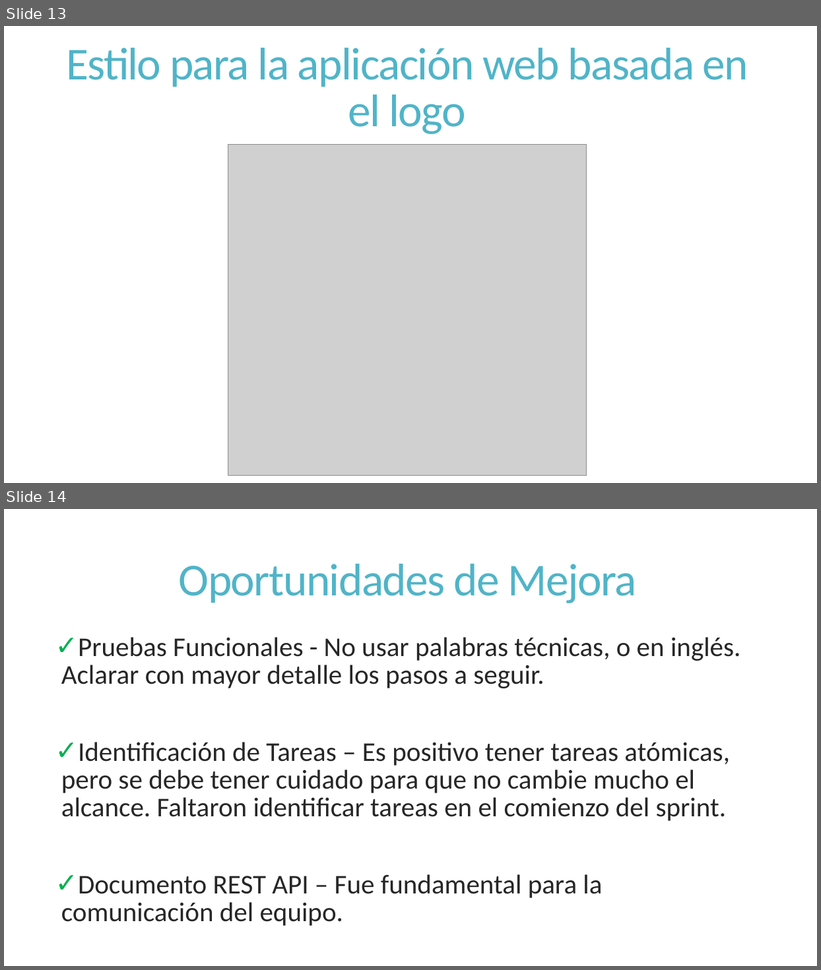
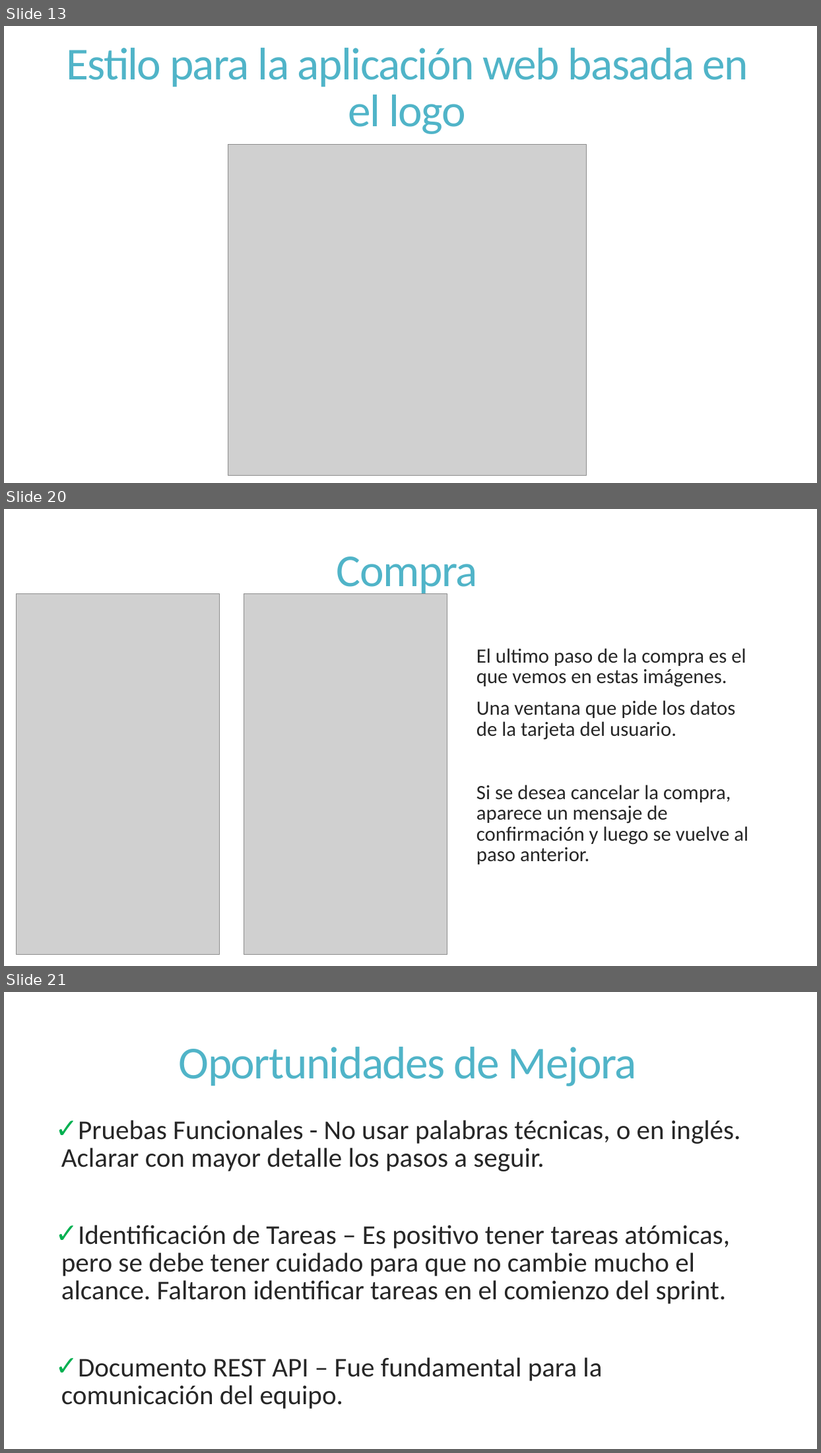
Before and after one commit to dschenkelman/a-malazan-wolvering, a slide deck: docs/Reuniones/Sprint 4/Reunion Formal 20131104/Reunion Formal.pptx. Shown one above the other, each under a label of ours: slides 13 and 14 before the commit, slides 13, 20 and 21 after it; the slides between them are not shown. The pictures are 821x970 and 821x1453 pixels, drawn with LibreOffice and Linux fonts; fonts in the diff are those of the drawing; grey boxes stand for pictures. Boxes give left, top, right and bottom in pixels: in the first picture for what was removed or moved away, otherwise in the second. Text is boxed around its words. In the diff, an @@ line names an element or a change of style, - is before the commit and + after.

```diff
--- a/docs/Reuniones/Sprint 4/Reunion Formal 20131104/Reunion Formal.pptx
+++ b/docs/Reuniones/Sprint 4/Reunion Formal 20131104/Reunion Formal.pptx
@@ slide 20 added at [4, 509, 817, 966], background #FFFFFF @@
@@ title added at [337, 557, 478, 597], 54 pt, text #50B4C8 @@
+Compra
@@ picture added at [16, 593, 219, 955] @@
@@ picture added at [244, 593, 447, 955] @@
@@ text added at [477, 648, 748, 865], 24 pt, text #262626 @@
+  El ultimo paso de la compra es el que vemos en estas imágenes.
+  Una ventana que pide los datos de la tarjeta del usuario.
+  Si se desea cancelar la compra, aparece un mensaje de confirmación y luego se vuelve al paso anterior.
@@ what was slide 14 is now slide 21 @@
```
Also in this commit, not shown: 6 other slides added.
